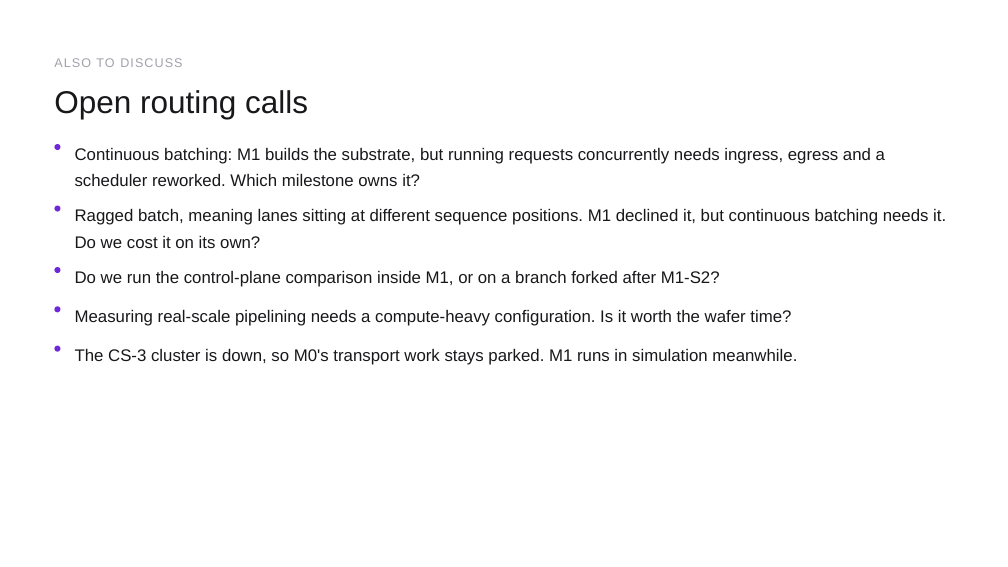
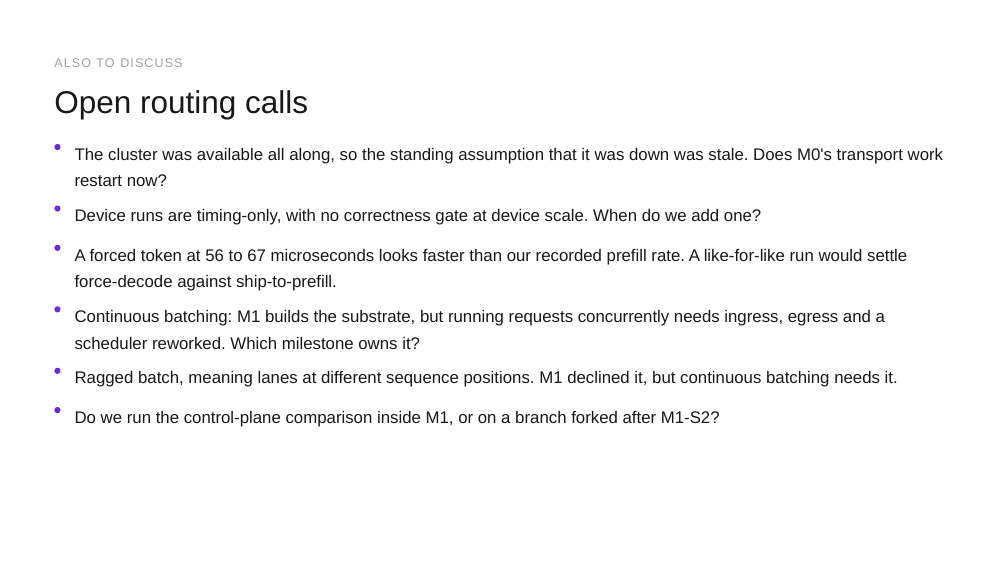
Before and after one commit to happyandslow/agent-memory, a slide deck: slide 17 of projects/WaferEngine-staging/meetings/2026-07-26.pptx. Drawn at 1008x567 pixels with LibreOffice and Linux fonts; fonts in the diff are those of the drawing. Boxes give left, top, right and bottom in pixels: in the first picture for what was removed or moved away, otherwise in the second. Text is boxed around its words. In the diff, an @@ line names an element or a change of style, - is before the commit and + after.

```diff
--- a/projects/WaferEngine-staging/meetings/2026-07-26.pptx
+++ b/projects/WaferEngine-staging/meetings/2026-07-26.pptx
@@ text at (75, 148, 943, 186): text changed @@
-Continuous batching: M1 builds the substrate, but running requests concurrently needs ingress, egress and a scheduler reworked. Which milestone owns it?
+The cluster was available all along, so the standing assumption that it was down was stale. Does M0's transport work restart now?
@@ text at (75, 209, 761, 225): text changed @@
-Ragged batch, meaning lanes sitting at different sequence positions. M1 declined it, but continuous batching needs it. Do we cost it on its own?
+Device runs are timing-only, with no correctness gate at device scale. When do we add one?
@@ ellipse: place and size @@
-ellipse at (54, 267, 60, 273)
+ellipse at (54, 245, 60, 251)
@@ text added at (75, 249, 907, 291), 24 pt, text #18181B @@
+A forced token at 56 to 67 microseconds looks faster than our recorded prefill rate. A like-for-like run would settle force-decode against ship-to-prefill.
@@ text at (75, 310, 885, 349): text changed @@
-Measuring real-scale pipelining needs a compute-heavy configuration. Is it worth the wafer time?
+Continuous batching: M1 builds the substrate, but running requests concurrently needs ingress, egress and a scheduler reworked. Which milestone owns it?
@@ ellipse: place and size @@
-ellipse at (54, 346, 60, 352)
+ellipse at (54, 368, 60, 374)
@@ text at (75, 371, 898, 387): text changed @@
-The CS-3 cluster is down, so M0's transport work stays parked. M1 runs in simulation meanwhile.
+Ragged batch, meaning lanes at different sequence positions. M1 declined it, but continuous batching needs it.
@@ ellipse added at (54, 407, 60, 413), fill #6D28D9 @@
@@ text "Do we run the control-plane ...": place and size @@
-text "Do we run the control-plane ..." at (75, 271, 720, 287)
+text "Do we run the control-plane ..." at (75, 411, 720, 427)
```
Also in this commit, not shown: 5 other slides changed, 2 slides added, 2 slides removed, 5 other files.
